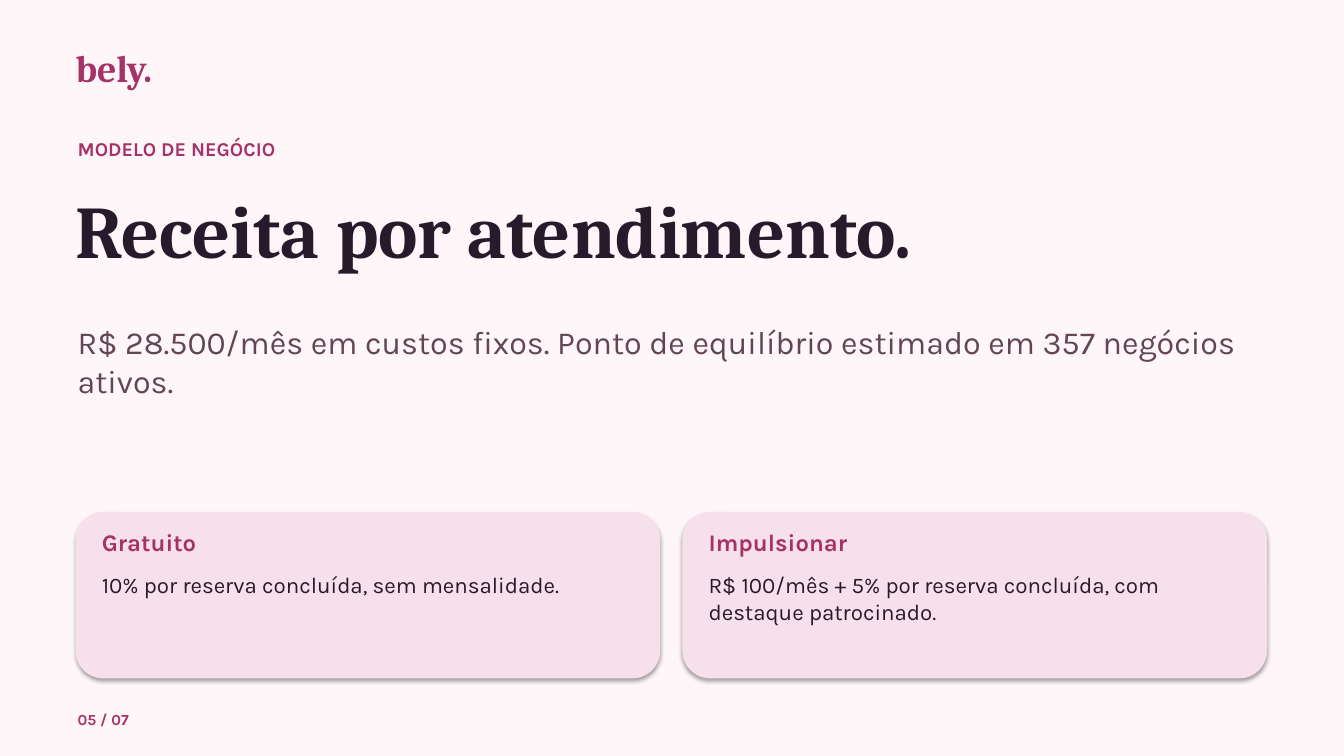
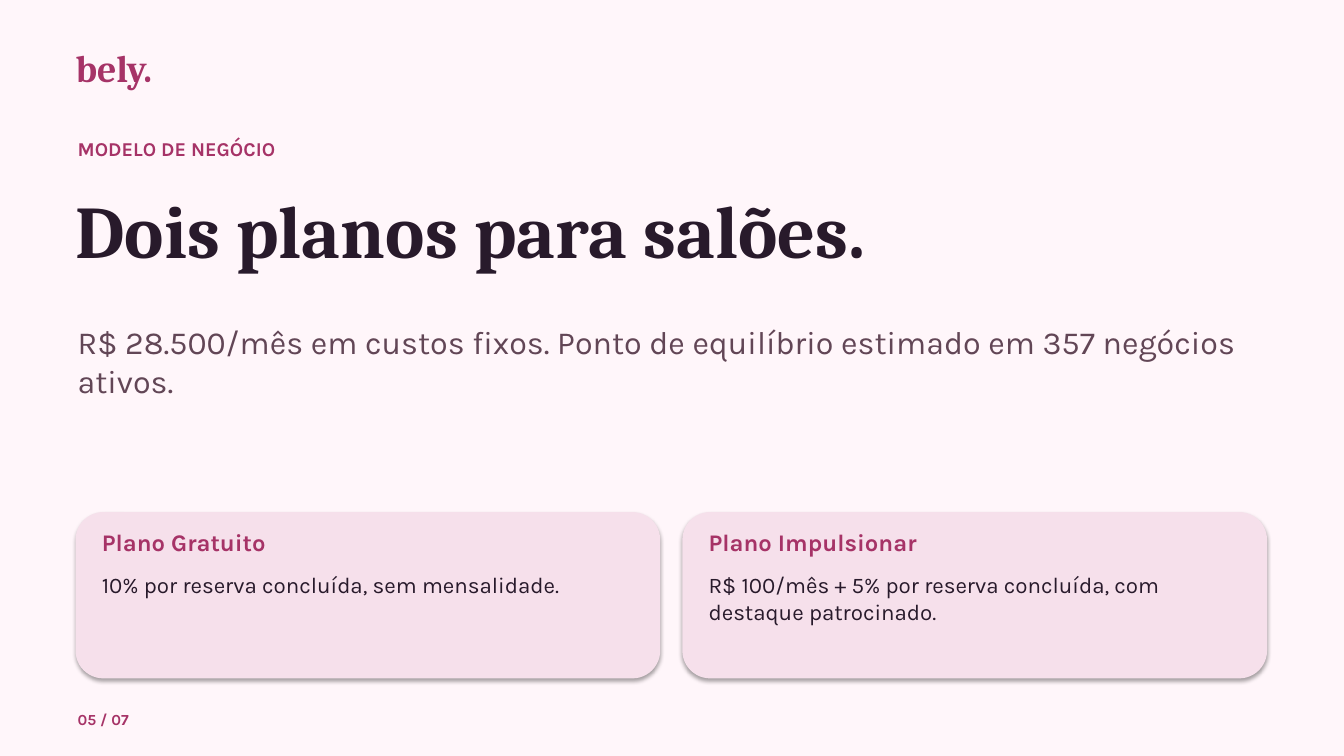
Before and after one commit to camilalordelo1/bely, a slide deck: slide 5 of bely-pitch.pptx. Drawn at 1344x756 pixels with LibreOffice and Linux fonts; fonts in the diff are those of the drawing. Boxes give left, top, right and bottom in pixels: in the first picture for what was removed or moved away, otherwise in the second. Text is boxed around its words. In the diff, an @@ line names an element or a change of style, - is before the commit and + after.

```diff
--- a/bely-pitch.pptx
+++ b/bely-pitch.pptx
@@ text at box(76, 206, 866, 274): text changed @@
-Receita por atendimento.
+Dois planos para salões.
@@ text at box(102, 534, 265, 552): text changed @@
-Gratuito
+Plano Gratuito
@@ text at box(709, 534, 917, 557): text changed @@
-Impulsionar
+Plano Impulsionar
```
Also in this commit, not shown: 1 other file.
